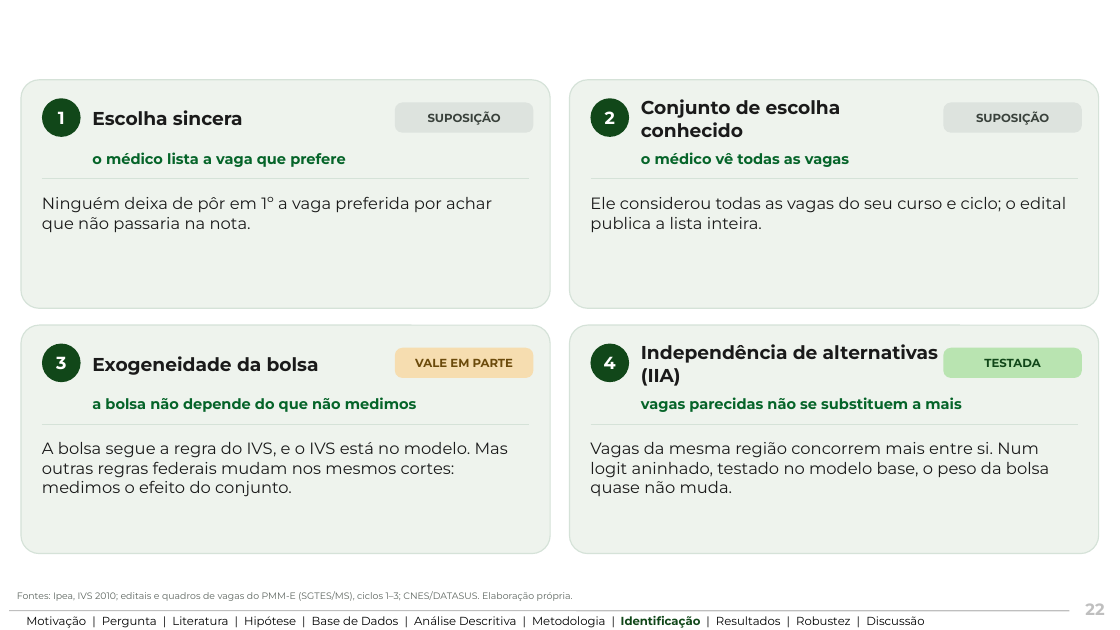
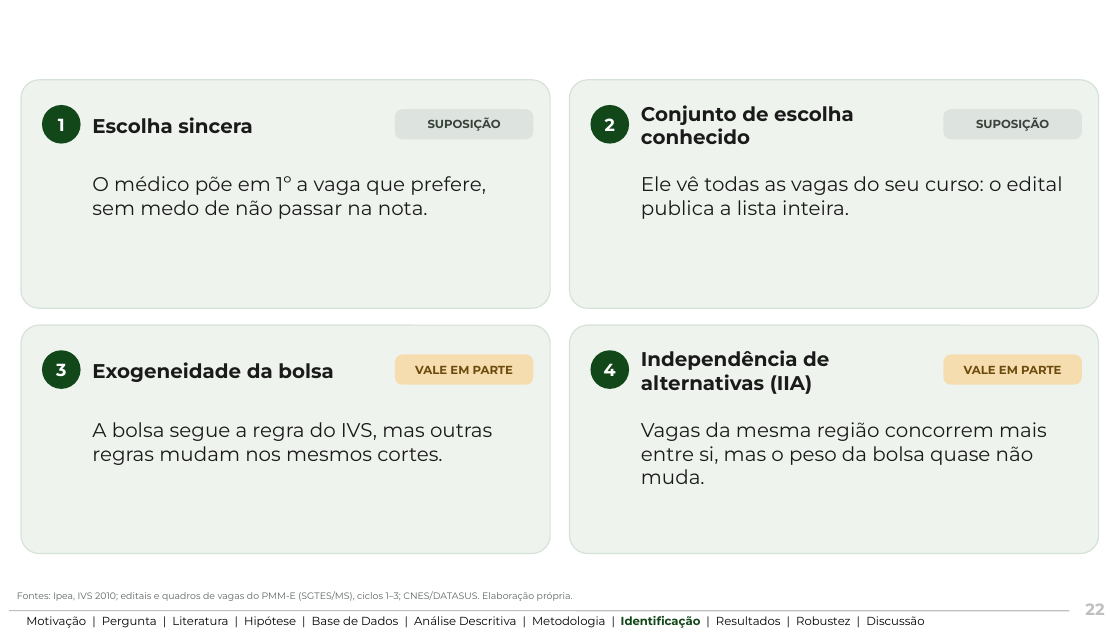
Before and after one commit to ka1victor/impact-eval-health-econ-pmme, a slide deck: slide 22 of output/apresentacao_banca_final/deck_banca_final_grupo.pptx. Drawn at 1120x630 pixels with LibreOffice and Linux fonts; fonts in the diff are those of the drawing; background and template pictures are left out. Boxes give left, top, right and bottom in pixels: in the first picture for what was removed or moved away, otherwise in the second. Text is boxed around its words. In the diff, an @@ line names an element or a change of style, - is before the commit and + after.

```diff
--- a/output/apresentacao_banca_final/deck_banca_final_grupo.pptx
+++ b/output/apresentacao_banca_final/deck_banca_final_grupo.pptx
@@ size 16 to 17 pt in 4 elements at box(92, 362, 333, 382), box(641, 350, 829, 394), box(92, 117, 253, 133), box(641, 105, 854, 144) @@
@@ line removed from (42, 179) to (529, 179) @@
@@ text at box(92, 176, 486, 219): text changed; size 14 to 17 pt @@
-Ninguém deixa de pôr em 1º a vaga preferida por achar que não passaria na nota.
+O médico põe em 1º a vaga que prefere, sem medo de não passar na nota.
@@ text removed at box(92, 152, 345, 167) @@
-o médico lista a vaga que prefere
@@ line removed from (591, 179) to (1078, 179) @@
@@ text at box(641, 176, 1063, 219): text changed; size 14 to 17 pt @@
-Ele considerou todas as vagas do seu curso e ciclo; o edital publica a lista inteira.
+Ele vê todas as vagas do seu curso: o edital publica a lista inteira.
@@ text removed at box(641, 152, 849, 167) @@
-o médico vê todas as vagas
@@ 4 ellipses, 3 rounded rectangles, 1 text: place and size @@
-4 ellipses, 3 rounded rectangles, 1 text at box(42, 98, 1082, 382)
+4 ellipses, 3 rounded rectangles, 1 text at box(42, 105, 1082, 389)
@@ rounded rectangle removed at box(944, 348, 1082, 378) @@
-TESTADA
@@ rounded rectangle added at box(944, 355, 1082, 385), fill #F6DDB0, 10 pt, text #6B4A0B, bold @@
+VALE EM PARTE
@@ text removed at box(92, 397, 417, 412) @@
-a bolsa não depende do que não medimos
@@ text removed at box(641, 397, 961, 412) @@
-vagas parecidas não se substituem a mais
@@ line removed from (42, 424) to (529, 424) @@
@@ text at box(92, 422, 492, 465): text changed; size 14 to 17 pt @@
-A bolsa segue a regra do IVS, e o IVS está no modelo. Mas outras regras federais mudam nos mesmos cortes: medimos o efeito do conjunto.
+A bolsa segue a regra do IVS, mas outras regras mudam nos mesmos cortes.
@@ line removed from (591, 424) to (1078, 424) @@
@@ text at box(641, 422, 1047, 484): text changed; size 14 to 17 pt @@
-Vagas da mesma região concorrem mais entre si. Num logit aninhado, testado no modelo base, o peso da bolsa quase não muda.
+Vagas da mesma região concorrem mais entre si, mas o peso da bolsa quase não muda.
```
Also in this commit, not shown: 14 other files.
